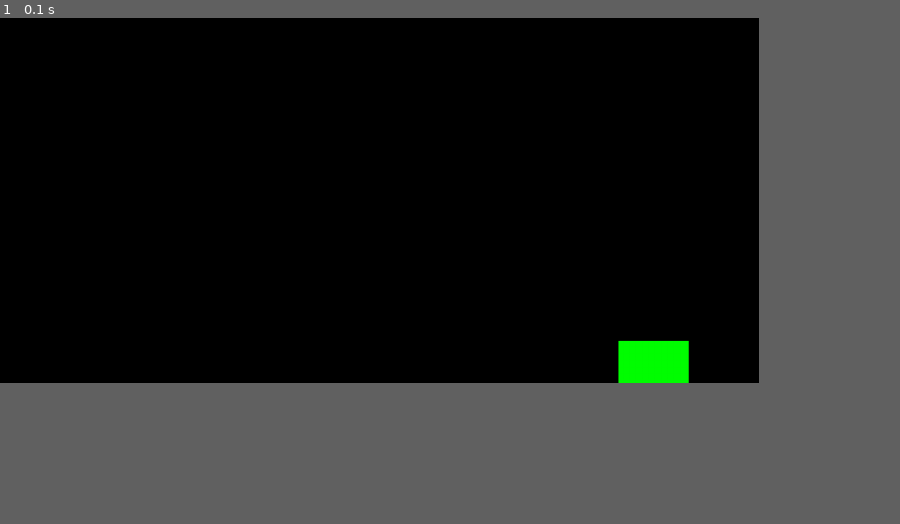
Above: before the commit, frame 1.
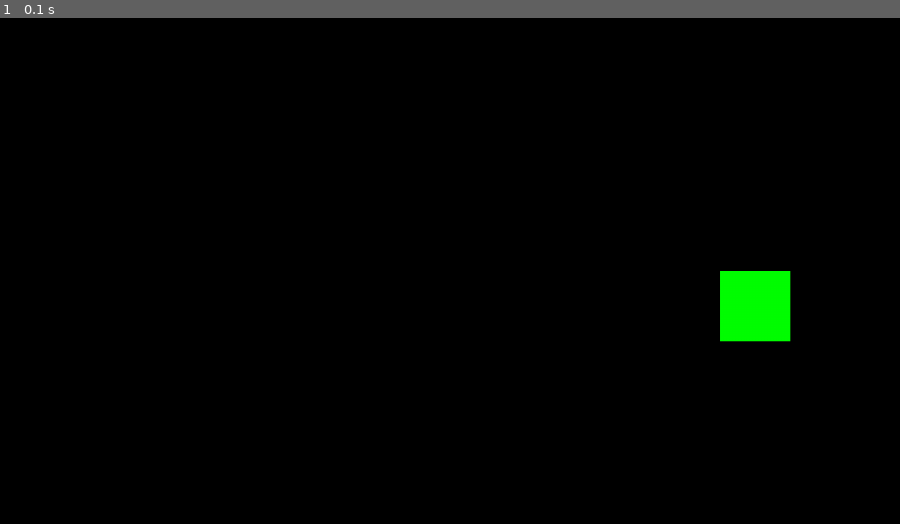
Above: after the commit, the same moment.

Repository: rodrigovalenteuea/tankpygame
Game: pygame game, started from game.py
Two runs of this game, one before a commit and one after it. Both use one fixed random seed, a clock stepped at 60 frames per second and the inputs below.
Inputs:
- Up to frame 1 (0.1 s): no input
The window is 759x365 before the commit and 900x506 after it. Grey fills any space a smaller window leaves; there, only what the larger window draws over its background counts as a difference.

The runs differ from the first frame. In frame 1, 1.8% of the frame differs, in the area x 68-88%, y 50-73%.

Commit message:
finishing the day

Diff:
--- a/bullet.py
+++ b/bullet.py
@@ -14,7 +14,6 @@
 
     def create_bullet(self, screen):
         pygame.draw.rect(screen, self.color, [self.posx, self.posy, self.width, self.height])
-        return self
 
     def moviment_right(self):
         self.posx = self.posx + self.speedx
--- a/game.py
+++ b/game.py
@@ -3,42 +3,48 @@
 import obstacles
 import bullet
 import tank
+import sys
 
 pygame.init()
 
 main_menu = True
-obs = obstacles.Obstacles(500, 400, 100, 100)
 timer = pygame.time.Clock()
 fps = 60
 
 os.environ['SDL_VIDEO_CENTERED'] = '1'
 info = pygame.display.Info()
 screen_width, screen_height = info.current_w, info.current_h
-menu_screen = pygame.display.set_mode((screen_width - 200, screen_height - 200), pygame.RESIZABLE)
+menu_screen = pygame.display.set_mode((screen_width, screen_height), pygame.FULLSCREEN)
 pygame.display.set_caption('Tankpygame ta ligado!')
 
 # test's variables
-tank1 = tank.Tank(screen_width - 400, screen_height/2 + 100, 'green', 100, 100)
+tank1 = tank.Tank(screen_width * 0.8, screen_height * 0.5, 'green', 100, 100)
 bullet1 = bullet.Bullet(tank1, 'red', 5, 5, tank1.posx + 100, tank1.posy + 100, 20, 20)
-
+obs = obstacles.Obstacles(500, 400, 100, 100)
 def start_game():
 
-    global menu_screen, obs
-    running = True
+    global menu_screen
 
-    while running:
-        pygame.display.update()
+    while True:
         timer.tick(fps)
         menu_screen.fill((0, 0, 0))
 
         tank1.create_tank(menu_screen)
-        tank1.shot(bullet1, menu_screen)
 
         for event in pygame.event.get():
             if event.type == pygame.QUIT:
-                running = False
+                pygame.quit()
+                sys.exit()
 
-    pygame.quit()
+            if event.type == pygame.KEYDOWN:
+                if event.key == pygame.K_ESCAPE:
+                    pygame.quit()
+                    sys.exit()
+
+                if event.key == pygame.K_SPACE:
+                    tank1.shot(bullet1, menu_screen)
+
+        pygame.display.update()
 
 
 start_game()
